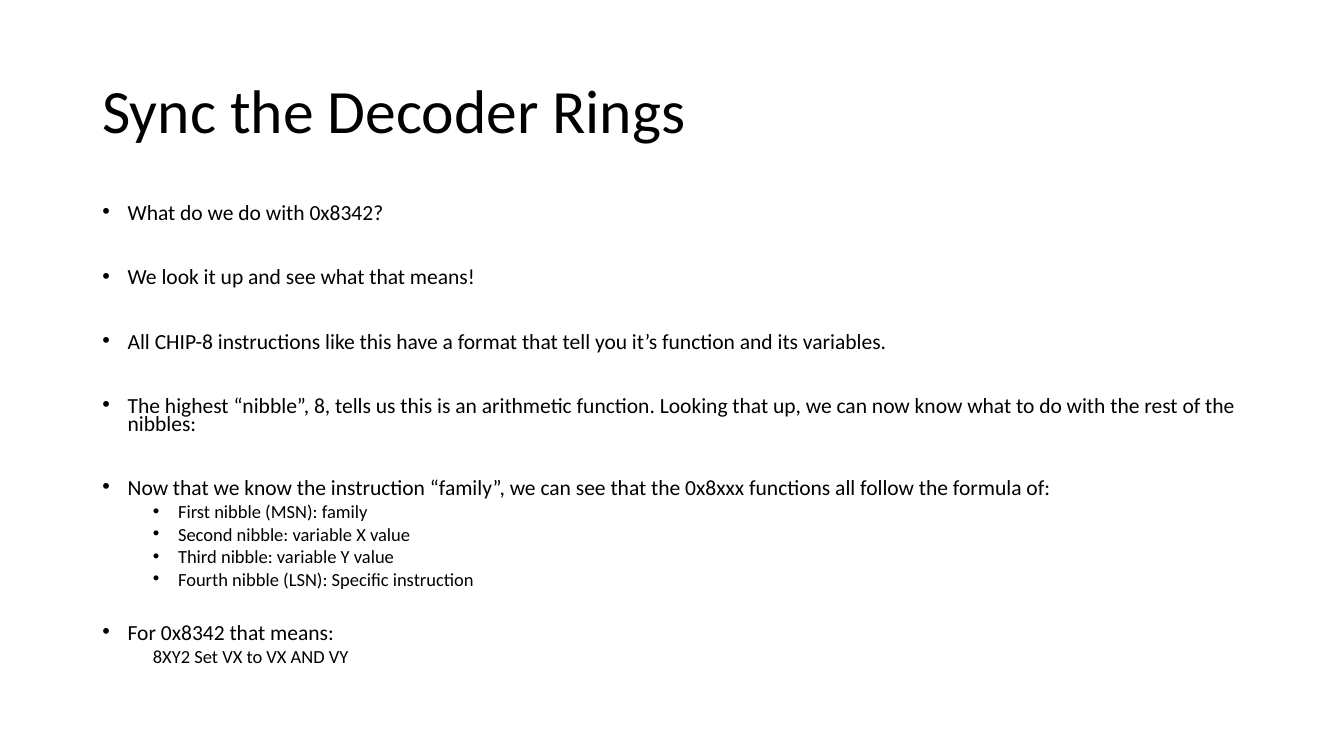
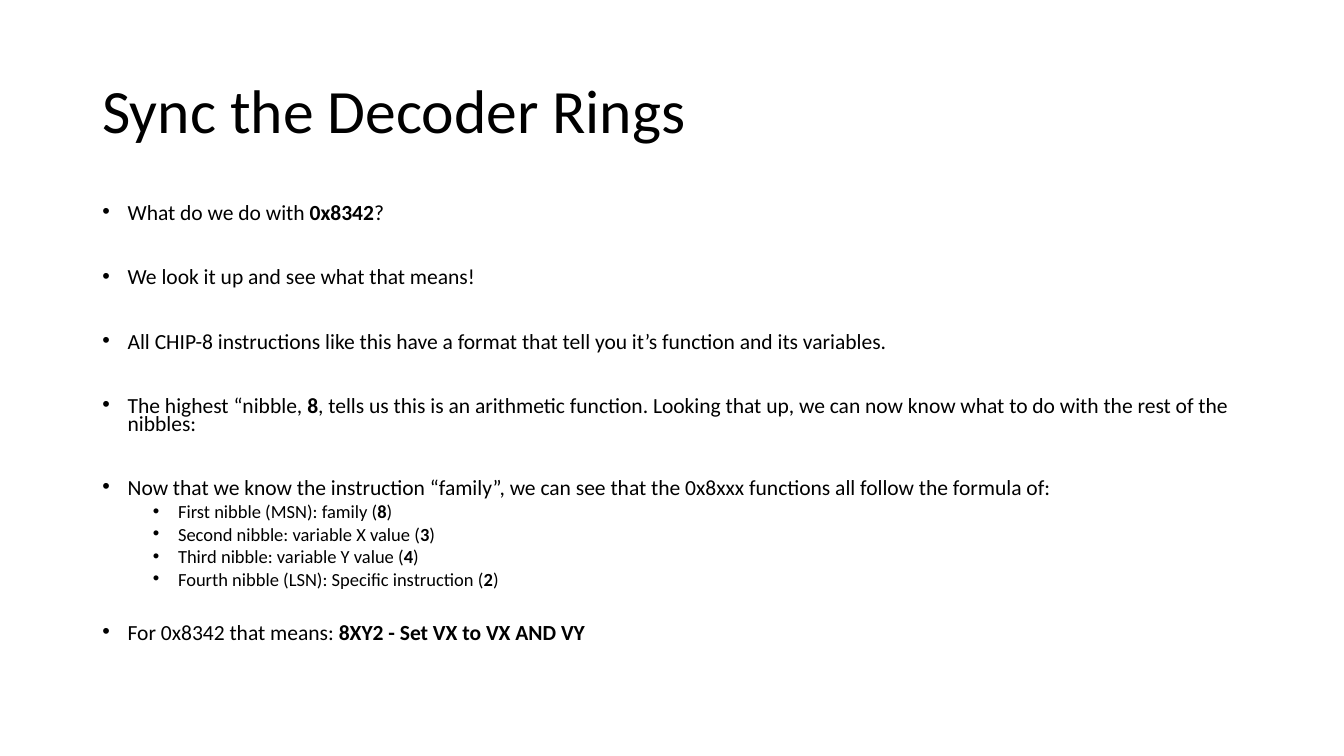
Before and after one commit to sfaria/CHIP-8-Emulator, a slide deck: slide 19 of Let’s Write an Emulator!.pptx (slide 18 before the commit). Drawn at 1344x756 pixels with LibreOffice and Linux fonts; fonts in the diff are those of the drawing. Boxes give left, top, right and bottom in pixels: in the first picture for what was removed or moved away, otherwise in the second. Text is boxed around its words. In the diff, an @@ line names an element or a change of style, - is before the commit and + after.

```diff
--- a/Let’s Write an Emulator!.pptx
+++ b/Let’s Write an Emulator!.pptx
@@ text at (128, 205, 384, 220): bold on in "0x8342?" @@
@@ text at (128, 397, 1227, 431): text changed @@
-• The highest “nibble”, 8, tells us this is an arithmetic function. Looking that up, we can now know what to do with the rest of the nibbles:
+• The highest “nibble, 8, tells us this is an arithmetic function. Looking that up, we can now know what to do with the rest of the nibbles:
@@ text at (128, 504, 585, 640): text changed @@
-  • First nibble (MSN): family
-  • Second nibble: variable X value
-  • Third nibble: variable Y value
-  • Fourth nibble (LSN): Specific instruction
-• For 0x8342 that means:
-  8XY2 Set VX to VX AND VY
+  • First nibble (MSN): family (8)
+  • Second nibble: variable X value (3)
+  • Third nibble: variable Y value (4)
+  • Fourth nibble (LSN): Specific instruction (2)
+• For 0x8342 that means: 8XY2 - Set VX to VX AND VY
```
Also in this commit, not shown: 6 other slides changed, 3 slides added, 1 other file.
